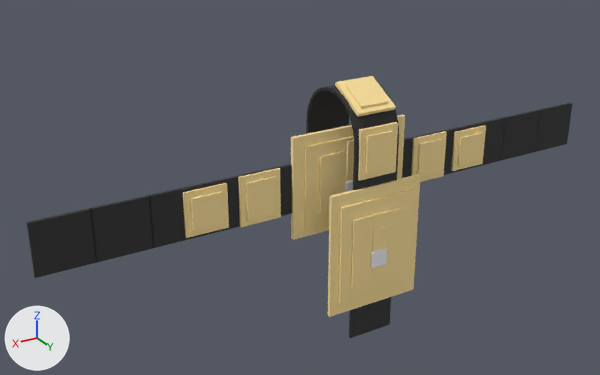
Two versions of the glTF model game/assets/props/aew_title.glb, one commit apart.
The view is the same before and after, from a 50 mm lens placed at (0.866, 1.28, 0.549), pointed at (0.084, -0.024, -0.103). The axes (+X, +Y, +Z) are drawn at lower left. The lights are the same throughout. The picture after the commit comes second. Vertices at exactly the same position are counted once.

In view in the first picture: 'HeldGem', 'HeldGold', 'HeldStrap', 'TitleGem', 'TitleGold', 'TitleStrap'.
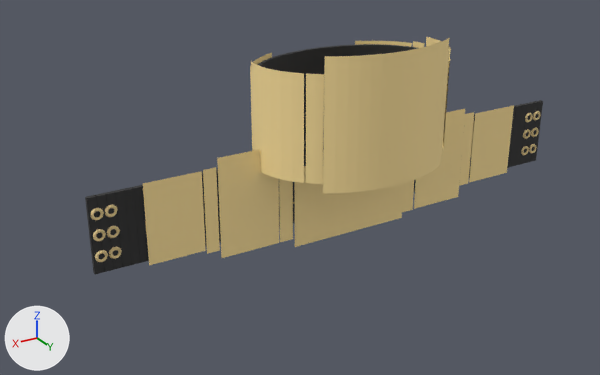
Boxes (x1, y1, x2, y2) around the edits, measured in the pictures (600 x 375 px; the box of a moved part takes in the faces that stretch with it):
'TitleArt', added (yellow): after (250, 37, 451, 193)
'HeldArt', added (yellow): after (143, 105, 514, 265)
'HeldStrap', reshaped (mostly hidden afterwards): before (27, 103, 572, 278); after (85, 100, 543, 274)
'TitleGold', reshaped (mostly hidden afterwards): before (328, 76, 420, 317); after (445, 64, 449, 112)
'TitleStrap', reshaped: before (306, 85, 399, 338); after (257, 44, 418, 166)
'HeldSnap', added: after (90, 111, 541, 262)
'TitleGem', deleted: before (370, 247, 387, 268)
'HeldGem', deleted (mostly hidden): before (345, 181, 353, 192)
part 3 of me_heldgold, deleted (yellow): before (191, 115, 483, 240)
part 4 of me_heldgold, built on: before (451, 125, 486, 171); after (471, 123, 474, 156)
part 5 of me_heldgold, moved or reshaped (not visible afterwards): before (183, 183, 229, 238)
part 6 of me_heldstrap, added: after (531, 100, 543, 162)
part 7 of me_heldstrap, added: after (525, 101, 537, 163)
part 8 of me_heldstrap, added: after (521, 102, 532, 164)
part 9 of me_heldstrap, added: after (515, 104, 527, 166)
part 10 of me_heldstrap, added: after (510, 105, 522, 167)
part 11 of me_heldstrap, added: after (507, 106, 516, 168)
part 12 of me_heldstrap, deleted: before (535, 103, 572, 152)
part 13 of me_heldstrap, deleted: before (402, 133, 431, 178)
part 14 of me_heldstrap, deleted: before (204, 172, 256, 235)
part 15 of me_heldstrap, deleted: before (502, 110, 540, 160)
part 16 of me_heldstrap, deleted: before (148, 183, 206, 248)
part 17 of me_heldstrap, reshaped: before (27, 164, 292, 278); after (85, 169, 295, 274)
part 18 of me_heldstrap, deleted: before (431, 117, 506, 175)

The change, as a list of edits to the scene's bpy script:
```text
Change me_titlegold:
    remove me_titlegold.from_pydata(...)  # 64 vertices, 96 faces; spans x -0.125..0.085, y 0.003..0.106, z -0.34..0.111
    add me_titlegold.from_pydata(...)  # 288 vertices, 432 faces; spans x -0.2..0.2, y -0.104..0.176, z -0.036..0.183
    me_titlegold part 1: 64 vertices removed from x -0.125..0.085, y 0.003..0.106, z -0.34..0.111; 288 vertices added at x -0.2..0.2, y -0.104..0.176, z -0.036..0.183
Change me_titlestrap:
    remove me_titlestrap.from_pydata(...)  # 144 vertices, 216 faces; spans x -0.07..0.03, y -0.088..0.088, z -0.411..0.098
    add me_titlestrap.from_pydata(...)  # 512 vertices, 768 faces; spans x -0.194..0.194, y -0.12..0.168, z 0.004..0.146
    me_titlestrap part 2: 144 vertices removed from x -0.07..0.03, y -0.088..0.088, z -0.411..0.098; 512 vertices added at x -0.194..0.194, y -0.12..0.168, z 0.004..0.146
Change me_heldgold:
    remove me_heldgold.from_pydata(...)  # 96 vertices, 144 faces; spans x -0.352..0.352, y 0.02..0.041, z -0.185..0.025
    add me_heldgold.from_pydata(...)  # 288 vertices, 432 faces; spans x -0.408..0.425, y 0.022..0.031, z -0.191..0.028
    me_heldgold part 3: 10 loose pieces with 80 vertices, spanning x -0.34..0.34, y 0.02..0.041, z -0.185..0.025, are deleted
    me_heldgold part 4: 8 vertices removed from x -0.352..-0.268, y 0.021..0.027, z -0.124..-0.036; 40 vertices added at x -0.408..-0.317, y 0.022..0.027, z -0.135..-0.021
    me_heldgold part 5: 8 vertices removed from x 0.268..0.352, y 0.021..0.027, z -0.124..-0.036; 8 vertices added at x 0.318..0.334, y 0.022..0.027, z -0.098..-0.022
    other edits to the shape of me_heldgold do not show in these pictures
Change me_heldstrap:
    remove me_heldstrap.from_pydata(...)  # 96 vertices, 144 faces; spans x -0.621..0.621, y 0.017..0.023, z -0.13..-0.03
    add me_heldstrap.from_pydata(...)  # 512 vertices, 768 faces; spans x -0.522..0.522, y 0.016..0.024, z -0.151..-0.009
    me_heldstrap part 6: a new loose piece, a box spanning x -0.5223..-0.505, y 0.016..0.024, z -0.1513..-0.0087, in mat_m_heldstrap (dark grey #303030)
    me_heldstrap part 7: a new loose piece, a box spanning x -0.506..-0.4886, y 0.016..0.024, z -0.1513..-0.0087, in mat_m_heldstrap (dark grey #303030)
    me_heldstrap part 8: a new loose piece, a box spanning x -0.4897..-0.4723, y 0.016..0.024, z -0.1513..-0.0087, in mat_m_heldstrap (dark grey #303030)
    me_heldstrap part 9: a new loose piece, a box spanning x -0.4733..-0.456, y 0.016..0.024, z -0.1513..-0.0087, in mat_m_heldstrap (dark grey #303030)
    me_heldstrap part 10: a new loose piece, a box spanning x -0.457..-0.4397, y 0.016..0.024, z -0.1513..-0.0087, in mat_m_heldstrap (dark grey #303030)
    me_heldstrap part 11: a new loose piece, a box spanning x -0.4407..-0.4234, y 0.016..0.024, z -0.1513..-0.0087, in mat_m_heldstrap (dark grey #303030)
    me_heldstrap part 12: the loose piece of 8 vertices spanning x -0.621..-0.516, y 0.017..0.023, z -0.13..-0.03 is deleted
    me_heldstrap part 13: the loose piece of 8 vertices spanning x -0.208..-0.102, y 0.017..0.023, z -0.13..-0.03 is deleted
    me_heldstrap part 14: the loose piece of 8 vertices spanning x 0.206..0.311, y 0.017..0.023, z -0.13..-0.03 is deleted
    me_heldstrap part 15: the loose piece of 8 vertices spanning x -0.518..-0.412, y 0.017..0.023, z -0.13..-0.03 is deleted
    me_heldstrap part 16: the loose piece of 8 vertices spanning x 0.309..0.414, y 0.017..0.023, z -0.13..-0.03 is deleted
    me_heldstrap part 17: 32 vertices removed from x -0.001..0.621, y 0.017..0.023, z -0.13..-0.03; 272 vertices added at x -0.033..0.522, y 0.016..0.024, z -0.151..-0.009
    me_heldstrap part 18: 16 vertices removed from x -0.414..-0.206, y 0.017..0.023, z -0.13..-0.03
    other edits to the shape of me_heldstrap do not show in these pictures
Remove ob_titlegem:
    ob_titlegem = bpy.data.objects.new('TitleGem', me_titlegem)
Remove ob_heldgem:
    ob_heldgem = bpy.data.objects.new('HeldGem', me_heldgem)
Add ob_heldsnap:
    ob_heldsnap = bpy.data.objects.new('HeldSnap', me_heldsnap)  # 660 vertices, 1200 faces; spans x -0.519..0.519, y 0.021..0.027, z -0.131..-0.029; in mat_m_heldsnap (beige #e7ce95)
    ob_heldsnap.location = (0.0, 0.0, 0.0)
Add ob_heldart:
    ob_heldart = bpy.data.objects.new('HeldArt', me_heldart)  # 110 vertices, 92 faces; spans x -0.428..0.426, y 0.029..0.033, z -0.199..0.049; in mat_m_heldart (yellow #ffe39e)
    ob_heldart.location = (0.0, 0.0, 0.0)
Add ob_titleart:
    ob_titleart = bpy.data.objects.new('TitleArt', me_titleart)  # 110 vertices, 92 faces; spans x -0.201..0.201, y -0.106..0.177, z -0.044..0.204; in mat_m_titleart (yellow #ffe39e)
    ob_titleart.location = (0.0, 0.0, 0.0)
```
